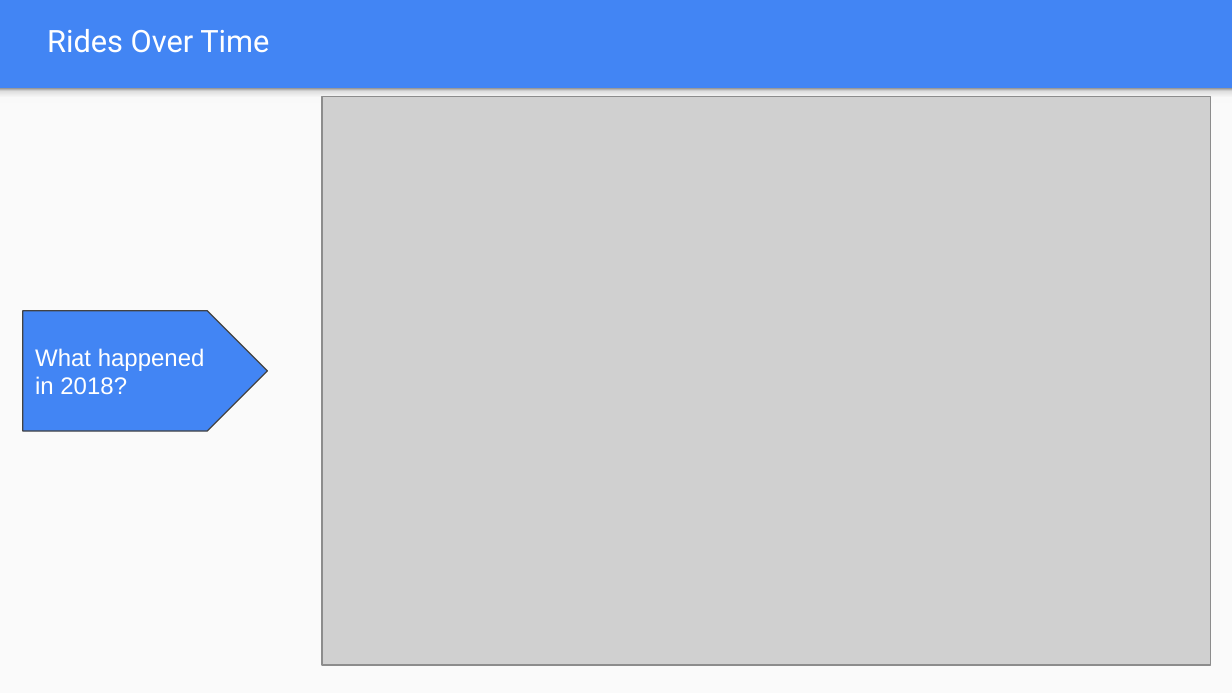
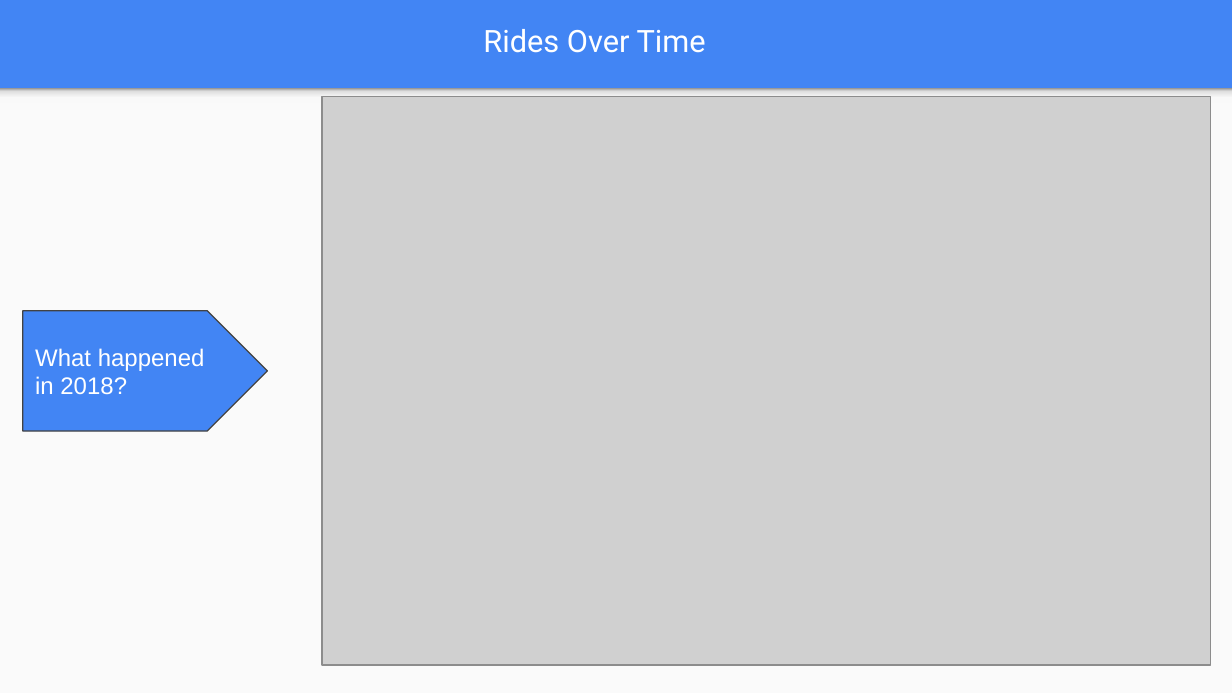
Before and after one commit to tdrygg/Group-Project, a slide deck: slide 8 of Patterns_In_NiceRide_Group6_Final.pptx. Drawn at 1232x693 pixels with LibreOffice and Linux fonts; fonts in the diff are those of the drawing; grey boxes stand for pictures. Boxes give left, top, right and bottom in pixels: in the first picture for what was removed or moved away, otherwise in the second. Text is boxed around its words. In the diff, an @@ line names an element or a change of style, - is before the commit and + after.

```diff
--- a/Patterns_In_NiceRide_Group6_Final.pptx
+++ b/Patterns_In_NiceRide_Group6_Final.pptx
@@ title "Rides Over Time": place and size @@
-title "Rides Over Time" at (47,29,269,53)
+title "Rides Over Time" at (483,29,706,53)
@@ title "Rides Over Time" at (483,29,706,53): alignment left to centre @@
```
Also in this commit, not shown: 11 other slides changed, 2 slides removed.
